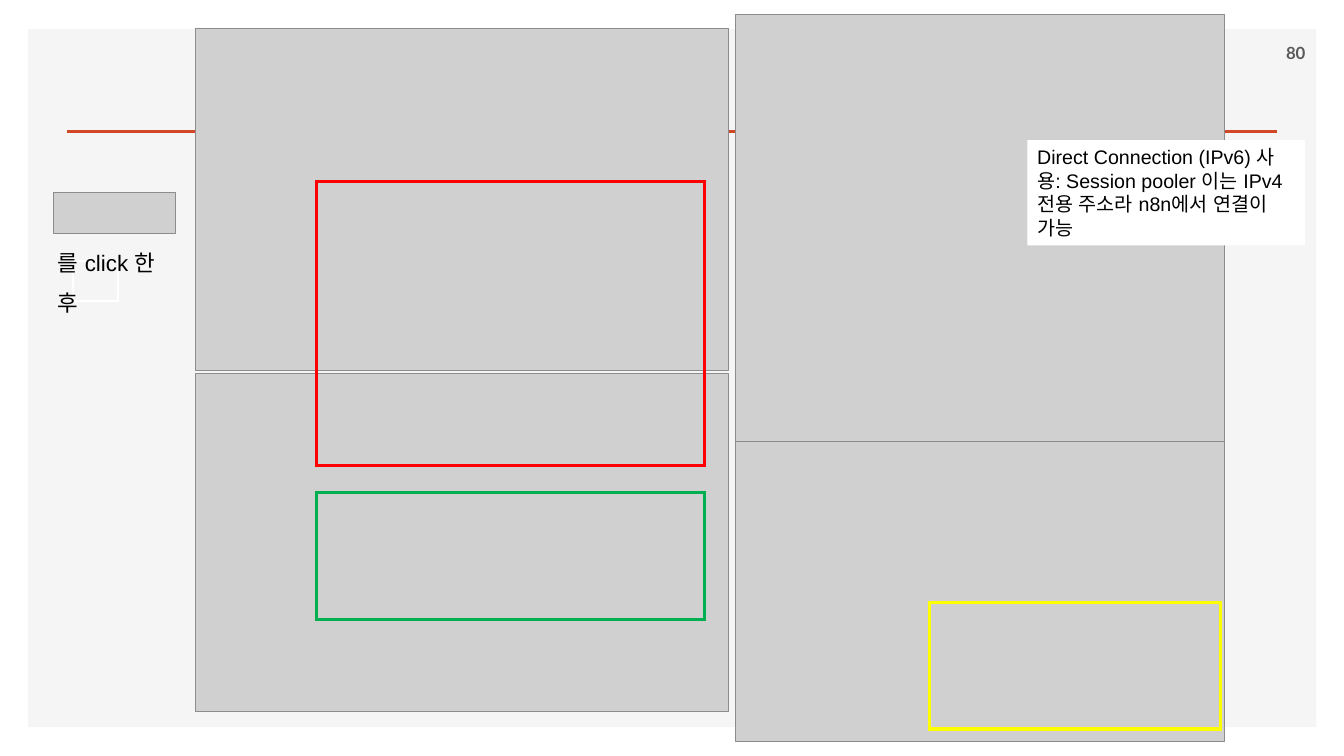
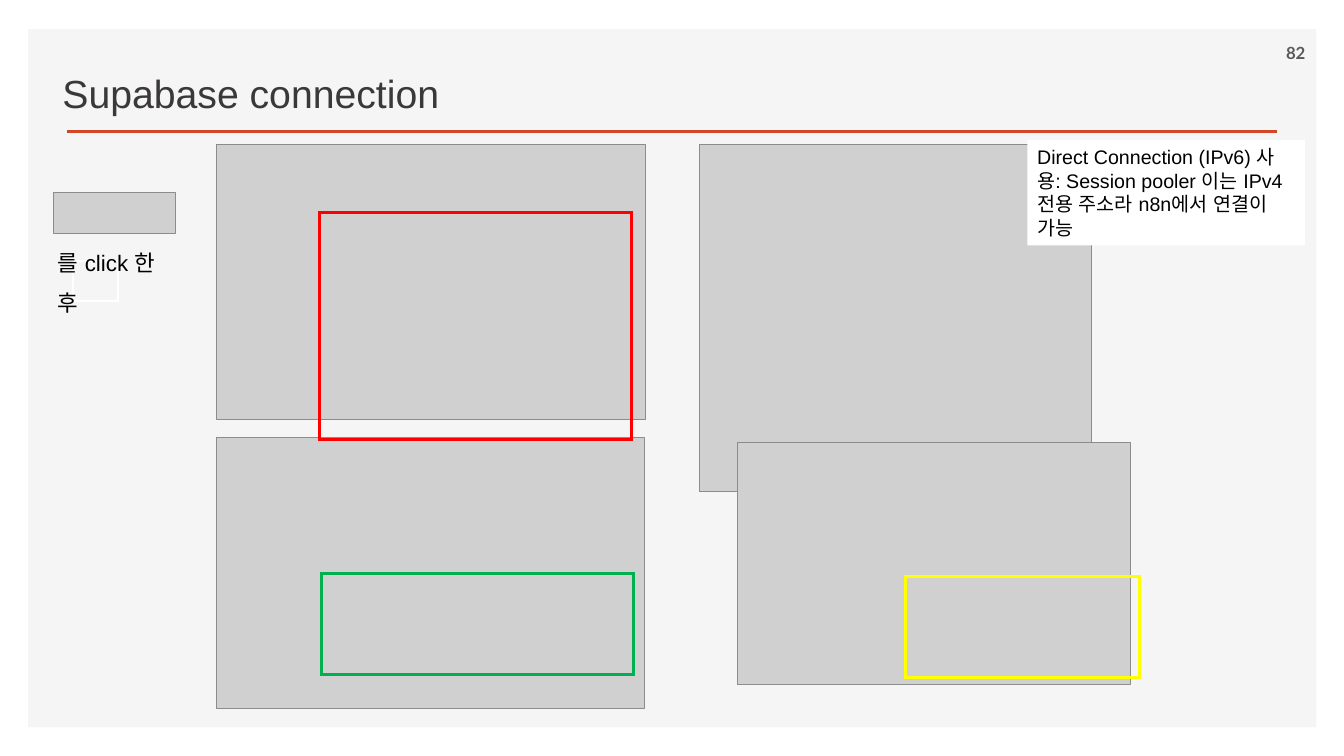
Before and after one commit to ancestor9/2026_Fall_AI-Workflow, a slide deck: slide 82 of PPTs/04_AI Workflow_n8n.pptx (slide 80 before the commit). Drawn at 1344x756 pixels with LibreOffice and Linux fonts; fonts in the diff are those of the drawing; grey boxes stand for pictures; background and template pictures are left out. Boxes give left, top, right and bottom in pixels: in the first picture for what was removed or moved away, otherwise in the second. Text is boxed around its words. In the diff, an @@ line names an element or a change of style, - is before the commit and + after.

```diff
--- a/PPTs/04_AI Workflow_n8n.pptx
+++ b/PPTs/04_AI Workflow_n8n.pptx
@@ page number at (x1=1286, y1=47, x2=1305, y2=59): text changed @@
-80
+82
@@ text added at (x1=62, y1=79, x2=439, y2=116), 28 pt, text #3B3838 @@
+Supabase connection
@@ picture resized from (x1=196, y1=28, x2=729, y2=371) to (x1=217, y1=144, x2=645, y2=419) @@
@@ picture resized from (x1=736, y1=15, x2=1225, y2=447) to (x1=700, y1=144, x2=1093, y2=491) @@
@@ rectangle resized from (x1=317, y1=181, x2=705, y2=466) to (x1=320, y1=213, x2=631, y2=440) @@
@@ picture resized from (x1=196, y1=374, x2=728, y2=712) to (x1=217, y1=438, x2=644, y2=710) @@
@@ picture resized from (x1=736, y1=442, x2=1225, y2=742) to (x1=738, y1=443, x2=1131, y2=684) @@
@@ rectangle resized from (x1=317, y1=493, x2=705, y2=619) to (x1=322, y1=574, x2=633, y2=675) @@
@@ rectangle resized from (x1=930, y1=602, x2=1220, y2=729) to (x1=905, y1=577, x2=1139, y2=678) @@
```
Also in this commit, not shown: 4 other slides changed, 1 slide added.
